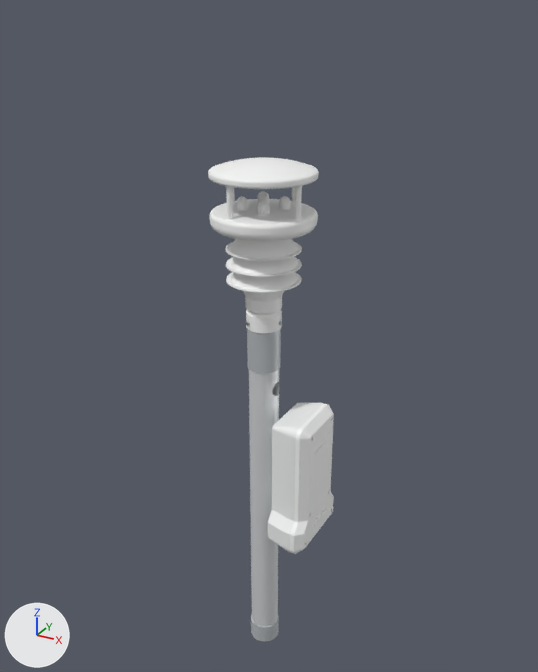
Renders of the glTF model models/chaak.glb from each side of a commit.
Both versions are drawn from a 50 mm lens placed at (0.461, -0.824, 0.95), pointed at (-0.005, 0.023, 0.527). Arrows for +X, +Y and +Z are at lower left; the lights stay in place. The first picture is the older version.

The scene before the commit, as lines of its bpy script (objects in view):
```python
me_estacion_chaak_sensorsolido = bpy.data.meshes.new('estacion_chaak_sensorsolido')
me_estacion_chaak_sensorsolido.from_pydata(...)  # 20237 vertices, 41059 faces; spans x -0.07..0.07, y -0.07..0.07, z 0.521..0.777
me_estacion_chaak_sensorsolido.materials.append(mat_blanco)  # white #f7f8f7
me_tapa_carcasa_chaak = bpy.data.meshes.new('tapa_carcasa_chaak')
me_tapa_carcasa_chaak.from_pydata(...)  # 4401 vertices, 8822 faces; spans x 0.065..0.094, y -0.061..0.061, z 0.231..0.432
me_tapa_carcasa_chaak.materials.append(mat_tapa)  # white #f9faf9
me_tubo_soporte_soporte = bpy.data.meshes.new('tubo_soporte_soporte')
me_tubo_soporte_soporte.from_pydata(...)  # 6173 vertices, 12372 faces; spans x -0.022..0.021, y -0.022..0.021, z 0.01..0.51
me_tubo_soporte_soporte.materials.append(mat_aluminio)  # white #e7eaec
ob_estacion_chaak_sensorsolido = bpy.data.objects.new('estacion_chaak_sensorsolido', me_estacion_chaak_sensorsolido)
ob_estacion_chaak_sensorsolido.location = (0.0, 0.0, 0.0)
ob_tapa_carcasa_chaak = bpy.data.objects.new('tapa_carcasa_chaak', me_tapa_carcasa_chaak)
ob_tapa_carcasa_chaak.location = (0.0, 0.0, 0.0)
ob_tubo_soporte_soporte = bpy.data.objects.new('tubo_soporte_soporte', me_tubo_soporte_soporte)
ob_tubo_soporte_soporte.location = (0.0, 0.0, 0.0)
# also in view: 'base_carcasa_chaak' at (0.051, 0.0, 0.332); 'cople_rosca_soporte' at (0.0, 0.0, 0.521)
```
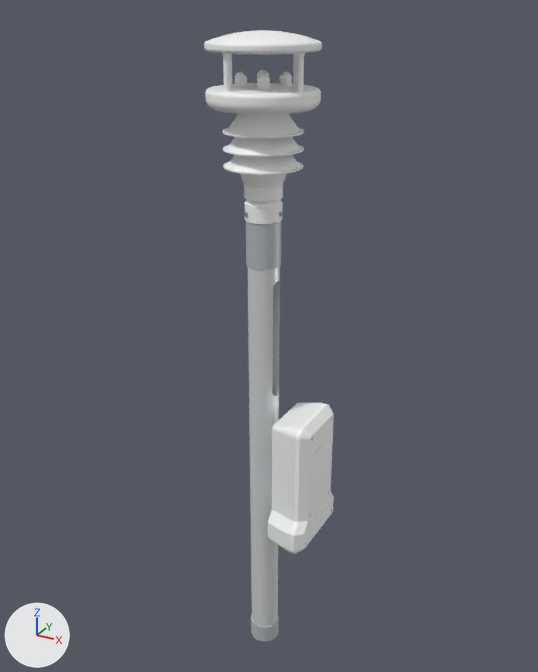
Location of each change, (x1, y1, x2, y2) in pixels of the pictures (538 x 672 px; the box of a moved part takes in the faces that stretch with it):
'estacion_chaak_sensorsolido', moved: before (208, 157, 319, 333); after (204, 30, 322, 224)
part 2 of me_tubo_soporte_soporte, moved or reshaped: before (249, 370, 279, 395); after (247, 266, 280, 395)

Edits to the bpy script that builds the scene:
```text
Change me_estacion_chaak_sensorsolido:
    used by ob_estacion_chaak_sensorsolido; location = (0.0, 0.0, 0.0)
    remove me_estacion_chaak_sensorsolido.from_pydata(...)  # 20237 vertices, 41059 faces; spans x -0.07..0.07, y -0.07..0.07, z 0.521..0.777
    add me_estacion_chaak_sensorsolido.from_pydata(...)  # 20237 vertices, 41059 faces; spans x -0.07..0.07, y -0.07..0.07, z 0.671..0.927
    me_estacion_chaak_sensorsolido part 1: the whole mesh is moved by (0.0, 0.0, 0.15)
Change me_tubo_soporte_soporte:
    used by ob_tubo_soporte_soporte; location = (0.0, 0.0, 0.0)
    remove me_tubo_soporte_soporte.from_pydata(...)  # 6173 vertices, 12372 faces; spans x -0.022..0.021, y -0.022..0.021, z 0.01..0.51
    add me_tubo_soporte_soporte.from_pydata(...)  # 6173 vertices, 12372 faces; spans x -0.022..0.021, y -0.022..0.021, z 0.01..0.66
    me_tubo_soporte_soporte part 2: all 2834 vertices in x -0.022..0.021, y -0.022..0.021, z 0.464..0.51 are moved by (0.0, 0.0, 0.15)
```
